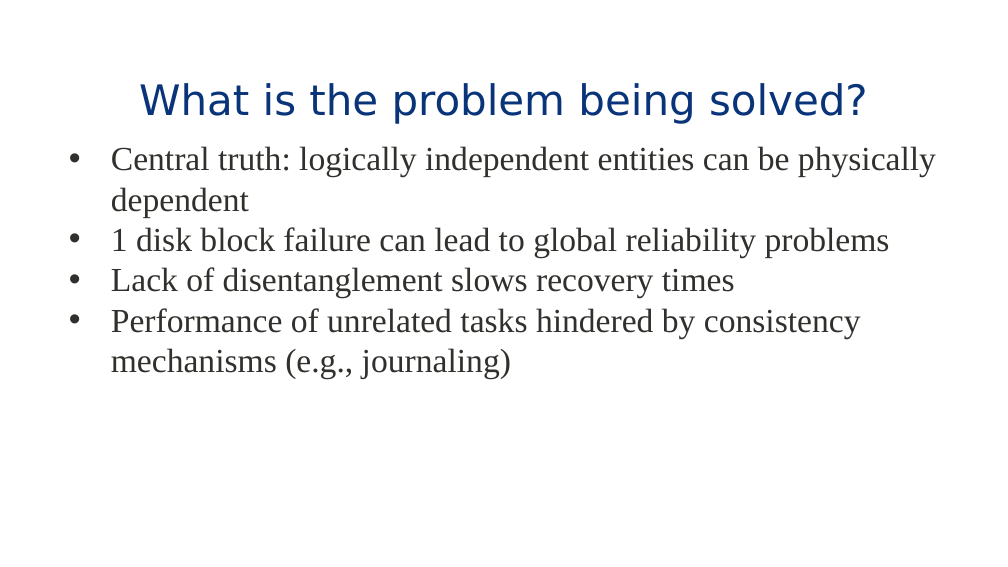
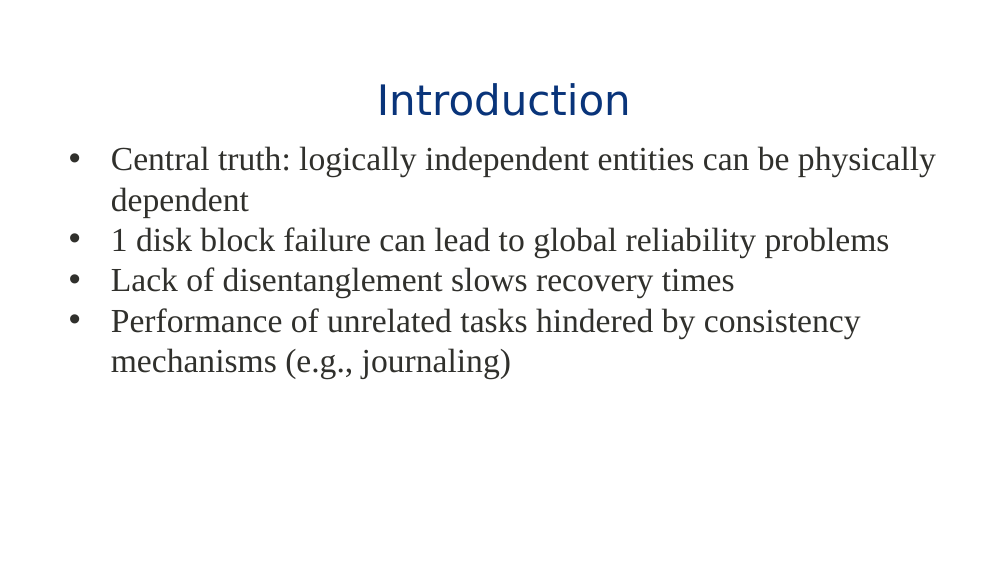
Before and after one commit to eddie-c-davis/cs-advos, a slide deck: slide 3 of presentations/IceFS.pptx (slide 4 before the commit). Drawn at 1008x567 pixels with LibreOffice and Linux fonts; fonts in the diff are those of the drawing; background and template pictures are left out. Boxes give left, top, right and bottom in pixels: in the first picture for what was removed or moved away, otherwise in the second. Text is boxed around its words. In the diff, an @@ line names an element or a change of style, - is before the commit and + after.

Commit message:
Updated slides.

```diff
--- a/presentations/IceFS.pptx
+++ b/presentations/IceFS.pptx
@@ title at bbox=[377, 83, 631, 116]: text changed @@
-What is the problem being solved?
+Introduction
```
Also in this commit, not shown: 5 other slides changed, 6 slides added, 8 slides removed.
